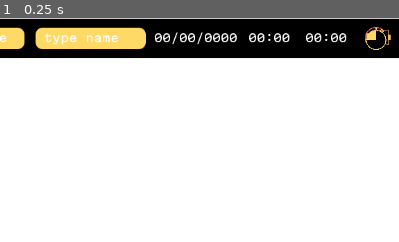
Above: before the commit, frame 1.
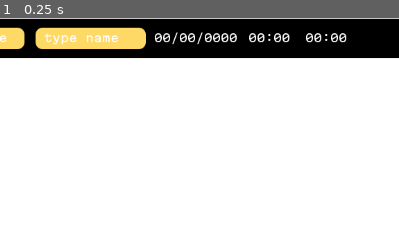
Above: after the commit, the same moment.

Repository: a-nush-s/hackru25
Game: Godot game, scene res://darkmodetask.tscn
The game is run twice, just before and just after one commit, with the same random seed, the same clock (stepped at 60 frames per second) and the same inputs. This scene is started directly instead of the project's main scene.
Inputs:
- Up to frame 1 (0.25 s): no input
The pictures show only the part of the screen within x 50-100%, y 0-50%; the shares and areas given below are measured in that part.

The runs differ from the first frame. In frame 1, 0.3% of the frame differs, in the area x 91-98%, y 4-15%.

Commit message:
Made it so you can update task visuals

Diff:
--- a/darkmodetask.tscn
+++ b/darkmodetask.tscn
@@ -1,6 +1,7 @@
-[gd_scene load_steps=9 format=3 uid="uid://2xidx5rv1u6j"]
+[gd_scene load_steps=10 format=3 uid="uid://2xidx5rv1u6j"]
 
 [ext_resource type="FontFile" uid="uid://dfvkfjugp4cx1" path="res://Martian_Mono/MartianMono-VariableFont_wdth,wght.ttf" id="1_cvwx7"]
+[ext_resource type="Script" path="res://taskvisuals.gd" id="1_pek2s"]
 [ext_resource type="Texture2D" uid="uid://tudq1kfy7dw2" path="res://icons/Darkexclamation(overdue).png" id="2_kctwe"]
 [ext_resource type="Texture2D" uid="uid://bo036llcaox2i" path="res://icons/Darkmegaphone(today).png" id="3_0mqda"]
 [ext_resource type="Texture2D" uid="uid://4tn4bmyfesll" path="res://icons/Darktimer(soon).png" id="4_yagpi"]
@@ -28,29 +29,34 @@
 grow_horizontal = 2
 grow_vertical = 2
 theme = SubResource("Theme_sa6dv")
+script = ExtResource("1_pek2s")
 
-[node name="ColorRect" type="ColorRect" parent="."]
+[node name="Background" type="ColorRect" parent="."]
+layout_mode = 0
 offset_left = 3.0
 offset_top = -11.0
 offset_right = 1156.0
 offset_bottom = 46.0
 color = Color(0, 0, 0, 1)
 
-[node name="Panel" type="Panel" parent="."]
+[node name="ClassNamePanel" type="Panel" parent="."]
+layout_mode = 0
 offset_left = 457.0
 offset_top = 2.0
 offset_right = 616.0
 offset_bottom = 33.0
 theme_override_styles/panel = SubResource("StyleBoxFlat_sgi7y")
 
-[node name="Panel2" type="Panel" parent="."]
+[node name="TypeNamePanel" type="Panel" parent="."]
+layout_mode = 0
 offset_left = 632.0
 offset_top = 2.0
 offset_right = 791.0
 offset_bottom = 33.0
 theme_override_styles/panel = SubResource("StyleBoxFlat_sgi7y")
 
-[node name="Label" type="Label" parent="."]
+[node name="TaskName" type="Label" parent="."]
+layout_mode = 0
 offset_left = 59.0
 offset_top = 7.0
 offset_right = 443.0
@@ -59,7 +65,8 @@
 theme_override_fonts/font = ExtResource("1_cvwx7")
 text = "name of task (max 32 characters)"
 
-[node name="Label2" type="Label" parent="."]
+[node name="ClassName" type="Label" parent="."]
+layout_mode = 0
 offset_left = 471.0
 offset_top = 7.0
 offset_right = 598.0
@@ -68,7 +75,8 @@
 theme_override_fonts/font = ExtResource("1_cvwx7")
 text = "class name"
 
-[node name="Label3" type="Label" parent="."]
+[node name="TypeName" type="Label" parent="."]
+layout_mode = 0
 offset_left = 644.0
 offset_top = 7.0
 offset_right = 771.0
@@ -77,7 +85,8 @@
 theme_override_fonts/font = ExtResource("1_cvwx7")
 text = "type name"
 
-[node name="Label4" type="Label" parent="."]
+[node name="Date" type="Label" parent="."]
+layout_mode = 0
 offset_left = 803.0
 offset_top = 7.0
 offset_right = 930.0
@@ -86,7 +95,8 @@
 theme_override_fonts/font = ExtResource("1_cvwx7")
 text = "00/00/0000"
 
-[node name="Label5" type="Label" parent="."]
+[node name="StartTime" type="Label" parent="."]
+layout_mode = 0
 offset_left = 939.0
 offset_top = 7.0
 offset_right = 1066.0
@@ -96,7 +106,8 @@
 text = "00:00
 "
 
-[node name="Label6" type="Label" parent="."]
+[node name="EndTime" type="Label" parent="."]
+layout_mode = 0
 offset_left = 1021.0
 offset_top = 7.0
 offset_right = 1148.0
@@ -106,17 +117,20 @@
 text = "00:00
 "
 
-[node name="Darkexclamation(overdue)" type="Sprite2D" parent="."]
+[node name="OverdueImg" type="Sprite2D" parent="."]
+visible = false
 position = Vector2(1123, 17)
 scale = Vector2(0.05, 0.05)
 texture = ExtResource("2_kctwe")
 
-[node name="Darkmegaphone(today)" type="Sprite2D" parent="."]
+[node name="TodayImg" type="Sprite2D" parent="."]
+visible = false
 position = Vector2(1126.75, 17.1875)
 scale = Vector2(0.0366319, 0.036632)
 texture = ExtResource("3_0mqda")
 
-[node name="Darktimer(soon)" type="Sprite2D" parent="."]
+[node name="SoonImg" type="Sprite2D" parent="."]
+visible = false
 position = Vector2(1123, 18)
 scale = Vector2(0.0451389, 0.0451389)
 texture = ExtResource("4_yagpi")
--- a/lightmodetask.tscn
+++ b/lightmodetask.tscn
@@ -1,6 +1,7 @@
-[gd_scene load_steps=9 format=3 uid="uid://dlut71swxs55i"]
+[gd_scene load_steps=10 format=3 uid="uid://dlut71swxs55i"]
 
 [ext_resource type="FontFile" uid="uid://dfvkfjugp4cx1" path="res://Martian_Mono/MartianMono-VariableFont_wdth,wght.ttf" id="1_s2pc3"]
+[ext_resource type="Script" path="res://taskvisuals.gd" id="1_un2mw"]
 [ext_resource type="Texture2D" uid="uid://bgyl4wsbahf2a" path="res://icons/Lightexclamation(overdue).png" id="2_3sidf"]
 [ext_resource type="Texture2D" uid="uid://b6mabth32b3eg" path="res://Lcheckbox/LightCheckedbox (1).png" id="2_q3gbs"]
 [ext_resource type="Texture2D" uid="uid://5st7nbvqh0vo" path="res://Lcheckbox/LightUncheckedbox (1).png" id="3_bowda"]
@@ -28,28 +29,33 @@
 offset_bottom = -542.0
 grow_horizontal = 2
 grow_vertical = 2
+script = ExtResource("1_un2mw")
 
-[node name="ColorRect2" type="ColorRect" parent="."]
+[node name="Background" type="ColorRect" parent="."]
+layout_mode = 0
 offset_left = -132.0
 offset_top = -71.0
 offset_right = 1021.0
 offset_bottom = -14.0
 
-[node name="Panel3" type="Panel" parent="."]
+[node name="ClassNamePanel" type="Panel" parent="."]
+layout_mode = 0
 offset_left = 322.0
 offset_top = -58.0
 offset_right = 481.0
 offset_bottom = -27.0
 theme_override_styles/panel = SubResource("StyleBoxFlat_v4bju")
 
-[node name="Panel4" type="Panel" parent="."]
+[node name="TypeNamePanel" type="Panel" parent="."]
+layout_mode = 0
 offset_left = 497.0
 offset_top = -58.0
 offset_right = 656.0
 offset_bottom = -27.0
 theme_override_styles/panel = SubResource("StyleBoxFlat_v4bju")
 
-[node name="Label5" type="Label" parent="."]
+[node name="TaskName" type="Label" parent="."]
+layout_mode = 0
 offset_left = -76.0
 offset_top = -53.0
 offset_right = 308.0
@@ -58,7 +64,8 @@
 theme_override_fonts/font = ExtResource("1_s2pc3")
 text = "name of task (max 32 characters)"
 
-[node name="Label6" type="Label" parent="."]
+[node name="ClassName" type="Label" parent="."]
+layout_mode = 0
 offset_left = 336.0
 offset_top = -53.0
 offset_right = 463.0
@@ -67,7 +74,8 @@
 theme_override_fonts/font = ExtResource("1_s2pc3")
 text = "class name"
 
-[node name="Label7" type="Label" parent="."]
+[node name="TypeName" type="Label" parent="."]
+layout_mode = 0
 offset_left = 509.0
 offset_top = -53.0
 offset_right = 636.0
@@ -76,7 +84,8 @@
 theme_override_fonts/font = ExtResource("1_s2pc3")
 text = "type name"
 
-[node name="Label8" type="Label" parent="."]
+[node name="Date" type="Label" parent="."]
+layout_mode = 0
 offset_left = 668.0
 offset_top = -53.0
 offset_right = 795.0
@@ -85,7 +94,8 @@
 theme_override_fonts/font = ExtResource("1_s2pc3")
 text = "00/00/0000"
 
-[node name="Label9" type="Label" parent="."]
+[node name="StartTime" type="Label" parent="."]
+layout_mode = 0
 offset_left = 805.0
 offset_top = -53.0
 offset_right = 932.0
@@ -95,7 +105,8 @@
 text = "00:00
 "
 
-[node name="Label10" type="Label" parent="."]
+[node name="EndTime" type="Label" parent="."]
+layout_mode = 0
 offset_left = 886.0
 offset_top = -53.0
 offset_right = 1013.0
@@ -105,22 +116,26 @@
 text = "00:00
 "
 
-[node name="Lightexclamation(overdue)" type="Sprite2D" parent="."]
+[node name="OverdueImg" type="Sprite2D" parent="."]
+visible = false
 position = Vector2(987.042, -43.5313)
 scale = Vector2(0.0457465, 0.0457465)
 texture = ExtResource("2_3sidf")
 
-[node name="Lightmegaphone(today)" type="Sprite2D" parent="."]
+[node name="TodayImg" type="Sprite2D" parent="."]
+visible = false
 position = Vector2(992, -43)
 scale = Vector2(0.0371528, 0.0371528)
 texture = ExtResource("3_m6vv1")
 
-[node name="Lighttimer(soon)" type="Sprite2D" parent="."]
+[node name="SoonImg" type="Sprite2D" parent="."]
+visible = false
 position = Vector2(988, -43)
 scale = Vector2(0.0451389, 0.0451389)
 texture = ExtResource("4_y8yyl")
 
-[node name="CheckButton2" type="CheckButton" parent="."]
+[node name="CheckButton" type="CheckButton" parent="."]
+layout_mode = 0
 offset_left = -130.0
 offset_top = -57.0
 offset_right = -86.0
--- a/project.godot
+++ b/project.godot
@@ -11,7 +11,6 @@
 [application]
 
 config/name="HackRU2025"
-
 run/main_scene="res://control.tscn"
 config/features=PackedStringArray("4.3", "Forward Plus")
 config/icon="res://icon.svg"
--- /dev/null
+++ b/taskvisuals.gd
@@ -0,0 +1,48 @@
+extends Control
+
+@onready var task_name_label : Label = $TaskName
+@onready var class_name_label : Label = $ClassName
+@onready var type_name_label : Label = $TypeName
+@onready var due_date_label : Label = $Date
+@onready var start_time_label : Label = $StartTime
+@onready var end_time_label : Label = $EndTime
+
+@onready var checkbutton : CheckButton = $CheckButton
+
+@onready var overdue_img : Sprite2D = $OverdueImg
+@onready var today_img : Sprite2D = $TodayImg
+@onready var soon_img : Sprite2D = $SoonImg
+
+
+
+func render_task(to_show : Task) -> void:
+	# All the text nonsense
+	self.task_name_label.text = to_show.task_name
+	self.class_name_label.text = to_show.task_class
+	self.type_name_label.text = to_show.task_type
+
+	var startinfo : Dictionary = Time.get_datetime_dict_from_unix_time(to_show.start_time)
+	self.due_date_label.text = "%d/%d/%d" % [startinfo["month"], startinfo["day"], startinfo["year"]]
+	self.start_time_label.text = "%02d:%02d" % [startinfo["hour"], startinfo["minute"]]
+
+	if to_show.start_time == to_show.end_time:
+		self.end_time_label.hide()
+	else:
+		var endinfo : Dictionary = Time.get_datetime_dict_from_unix_time(to_show.end_time)
+		self.start_time_label.text = "%02d:%02d" % [endinfo["hour"], endinfo["minute"]]
+
+	# Make the checkbox remember if its been ticked
+	self.checkbutton.button_pressed = to_show.completed
+
+	var cur_time : int = int(Time.get_unix_time_from_system())
+	var diff_time : int = to_show.start_time - cur_time
+	if diff_time < 0: # Overdue
+		self.overdue_img.show()
+	elif diff_time < 86400: # 24 hours
+		self.today_img.show()
+	elif diff_time < 259200: # 72 hours
+		self.soon_img.show()
+
+# Called when the node enters the scene tree for the first time.
+func _ready() -> void:
+	pass # Replace with function body.
Not shown, changed: savedata.txt
